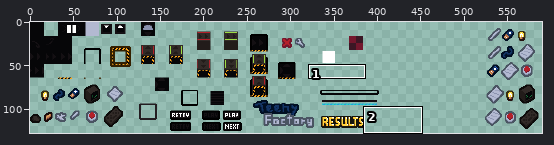
Two states of a sprite sheet, sprites.png. The first picture is a wide view before the edit; the outline marks the close-up.
Close-up. Before:
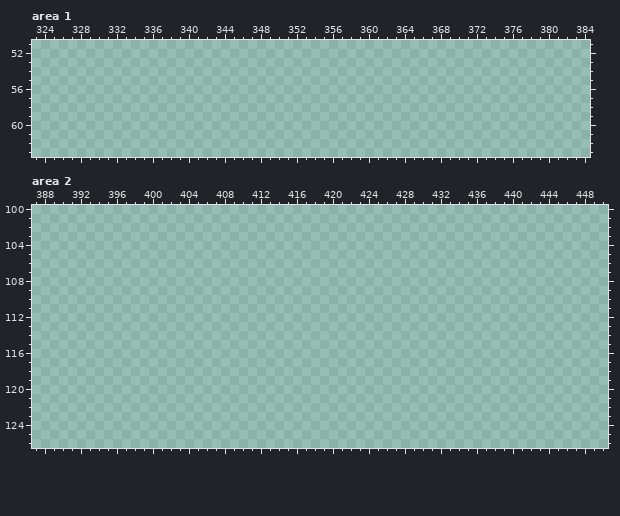
The file is 592x128 pixels. Colours within 5 levels of each other are drawn and written as one. Shown: area 1: x 323..384, y 51..63; area 2: x 387..450, y 100..126. The wide view leaves out empty margins.
After the commit:
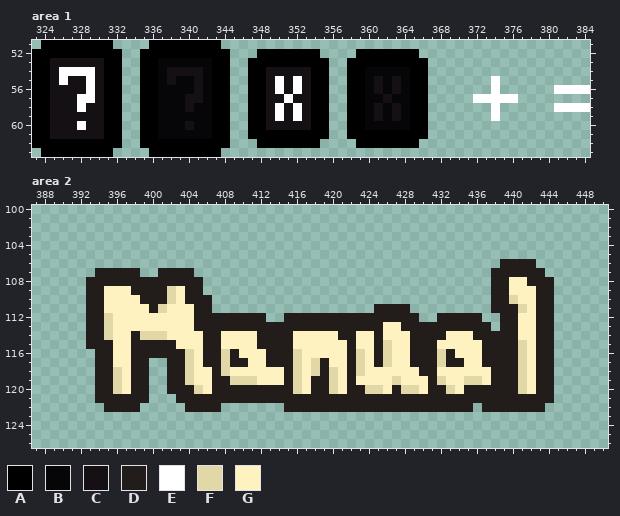
Palette (. is transparent): A #000000  B #060608  C #141013  D #221c1a  E #ffffff  F #e1d7a7  G #fef3c0
What changed:
Changed rows in their new state; - is an unchanged pixel.
Area 1:
first column x 323:
51 -AAAAAAAA----AAAAAAAA-----------------------------------------
52 AAAAAAAAAA--AAAAAAAAAA---AAAAAAA----AAAAAAA-------------------
53 AACCCCCCAA--AABBBBBBAA--AAAAAAAAA--AAAAAAAAA------------------
54 AACEEEECAA--AABCCCCBAA--AACCCCCAA--AABBBBBAA------------------
55 AACECCECAA--AABCBBCBAA--AACECECAA--AABCBCBAA-------E----------
56 AACCCCECAA--AABBBBCBAA--AACECECAA--AABCBCBAA-------E------EEEE
57 AACCCEECAA--AABBBCCBAA--AACCECCAA--AABBCBBAA-----EEEEE--------
58 AACCCECCAA--AABBBCBBAA--AACECECAA--AABCBCBAA-------E------EEEE
59 AACCCCCCAA--AABBBBBBAA--AACECECAA--AABCBCBAA-------E----------
60 AACCCECCAA--AABBBCBBAA--AACCCCCAA--AABBBBBAA------------------
61 AACCCCCCAA--AABBBBBBAA--AAAAAAAAA--AAAAAAAAA------------------
62 AAAAAAAAAA--AAAAAAAAAA---AAAAAAA----AAAAAAA-------------------
63 -AAAAAAAA----AAAAAAAA-----------------------------------------
Area 2:
first column x 393:
106 ----------------------------------------------DDDD--
107 -DDDDD--DDDD---------------------------------DDDDDD-
108 DDDDDDDDDDDDD--------------------------------DDGGDDD
109 DDGGGDDDDFGDD--------------------------------DDGGGDD
110 DDGGGGDDDFGDDD-------------------------------DDFGGDD
111 DDGGGGGDFGGGDD------------------DDDD---------DDDFGDD
112 DDFGGGGGGGGGDDDDDDDD--DDDDDDDDDDDDDDD--DDDDD--DDGGDD
113 DDFGGGGGGGGGDDDDDDDDDDDDDDDDDDDDDGGDDDDDDDDDD-DDGGDD
114 DDFGGDFFFGGGGDDGGGGDDDDGGGGGDDGGDGGGDDDDGGGDDDDDGGDD
115 DDDGGDDDDDGGGDDGGGGDDDDGGGGGGDGGDFGGDDDGGGGGDDDDFGDD
116 -DDGGDDDDDDFGDDFDGGGDDDFGGGGGDFGDFGGDDDFDGGGDDDDFGDD
117 -DDGGDD--DDFGDDFDDGGDDDFGFDGGDFGDFGGDDDFDDGGDDDDFGDD
118 -DDFGDD--DDFGGDFGGGGGGDFGFDFGDFGGGGGGDDGGGGGGDDDFGDD
119 -DDFGDD--DDFGGDDFFFGGGDFGDDFGDGGGGFGGGDFGGFFGDDDFGDD
120 -DDFGDD--DDDFGDDDDDDDDDFGDDFGDDFFGDFFGDDFGDDDDDDFGDD
121 -DDDDDD---DDDDDDDDDDDDDDDDDDDDDDDDDDDDDDDDDDDDDDDDDD
122 --DDDD-----DDDD-------DDDDDDDDDDDDDDDDDDDDD-DDDDDDD-
